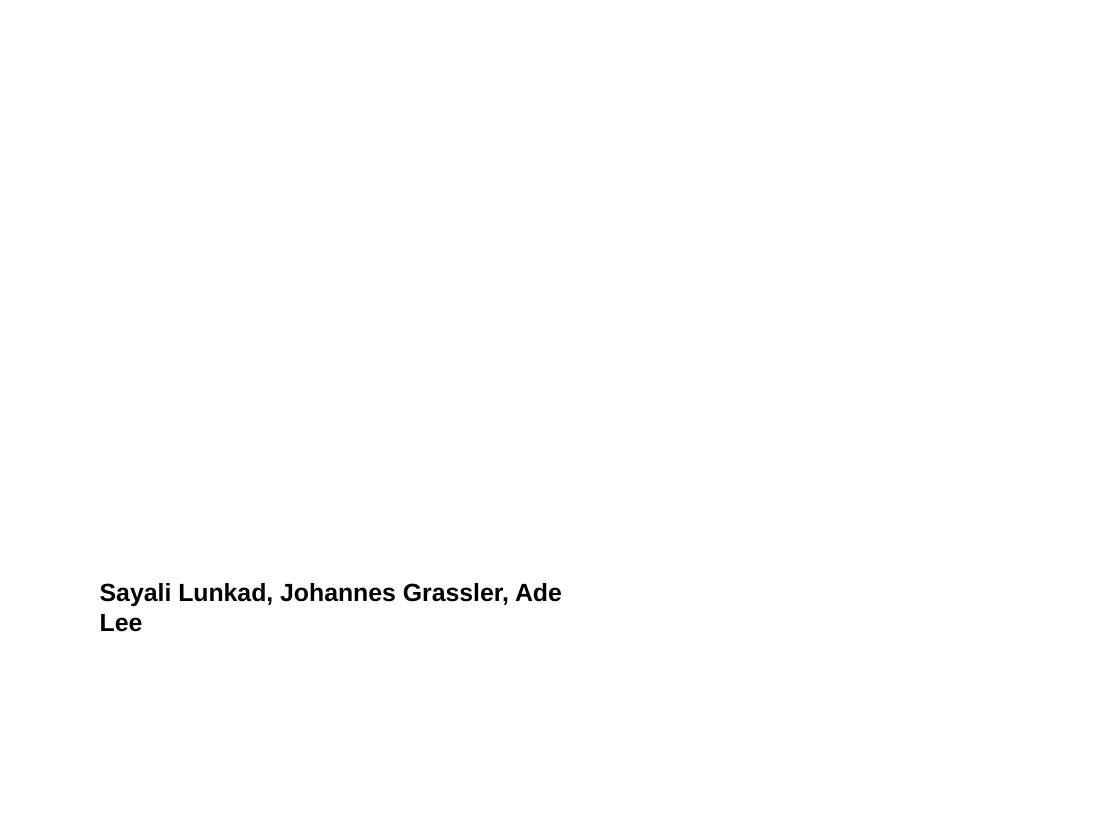
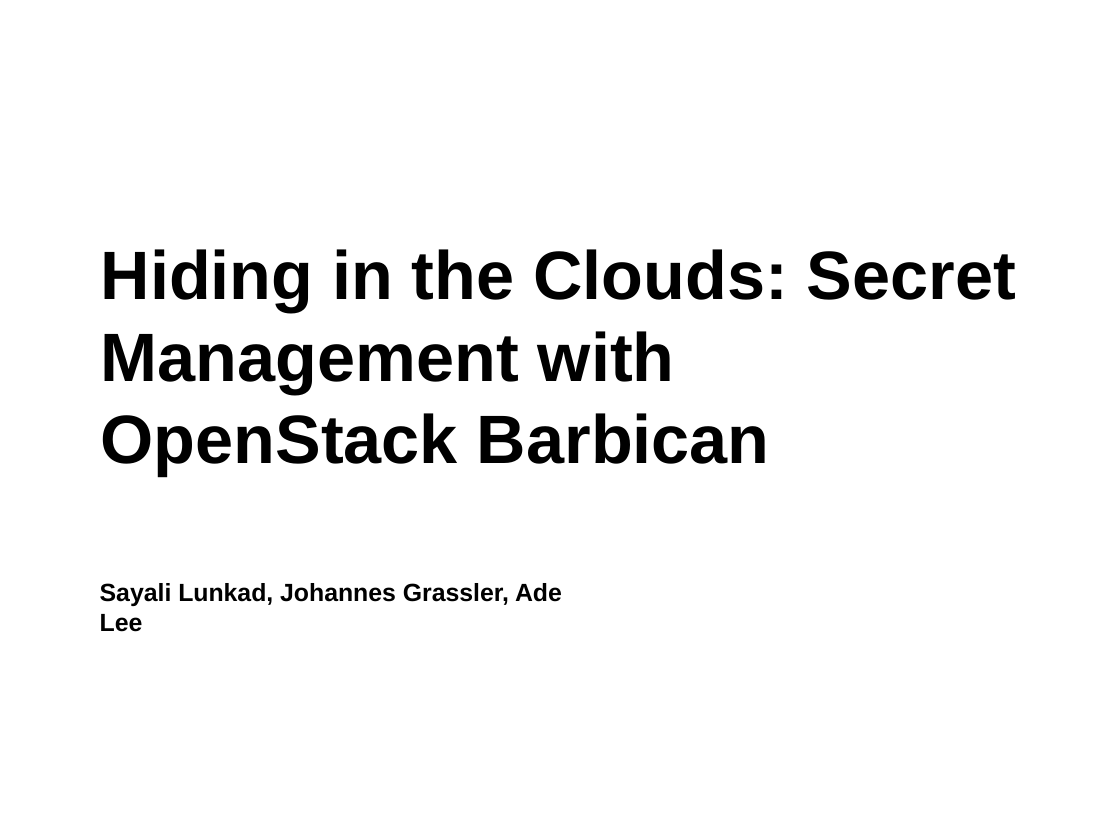
Before and after one commit to sayalilunkad/openstack-barcelona, a slide deck: slide 1 of hiding-in-the-clouds_secret-management-with-openstack-barbican/template.odp. Drawn at 1120x840 pixels with LibreOffice and Linux fonts; fonts in the diff are those of the drawing; background and template pictures are left out. Boxes give left, top, right and bottom in pixels: in the first picture for what was removed or moved away, otherwise in the second. Text is boxed around its words. In the diff, an @@ line names an element or a change of style, - is before the commit and + after.

```diff
--- a/hiding-in-the-clouds_secret-management-with-openstack-barbican/template.odp
+++ b/hiding-in-the-clouds_secret-management-with-openstack-barbican/template.odp
@@ title "Hiding in the Clouds: Secret ..." at <box>101,249,1016,475</box>: text colour #FFFFFF to #000000 @@
```
Also in this commit, not shown: 1 slide added, 1 slide removed, 1 other file.
